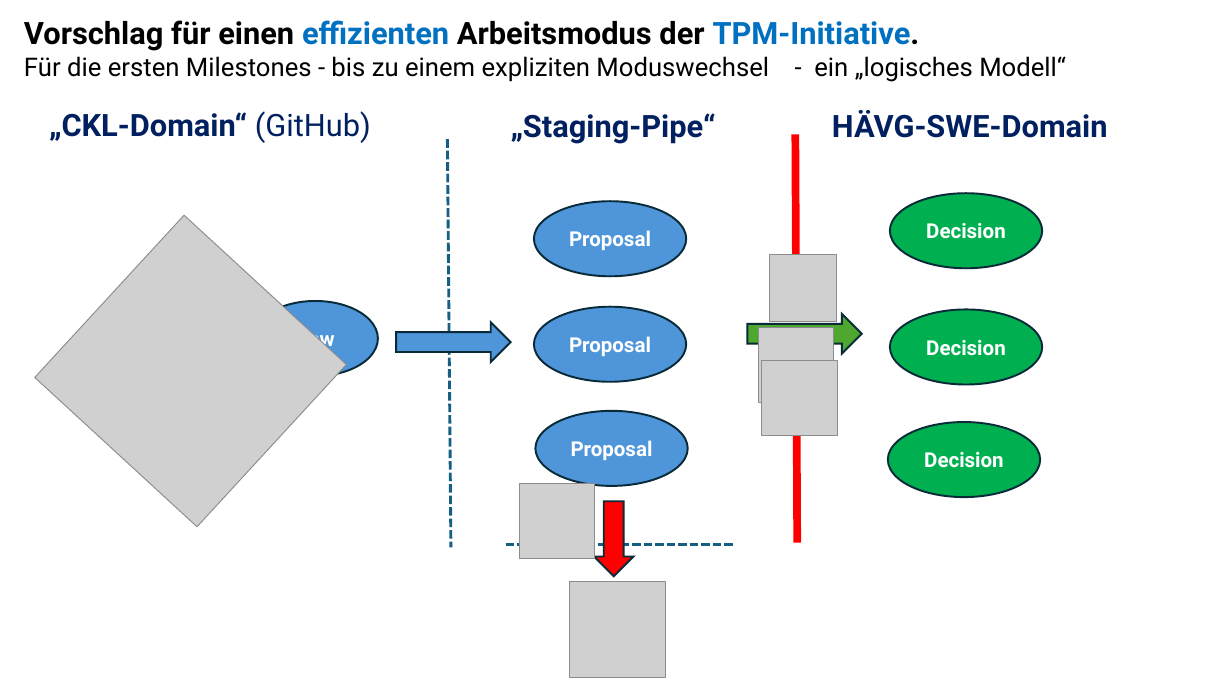
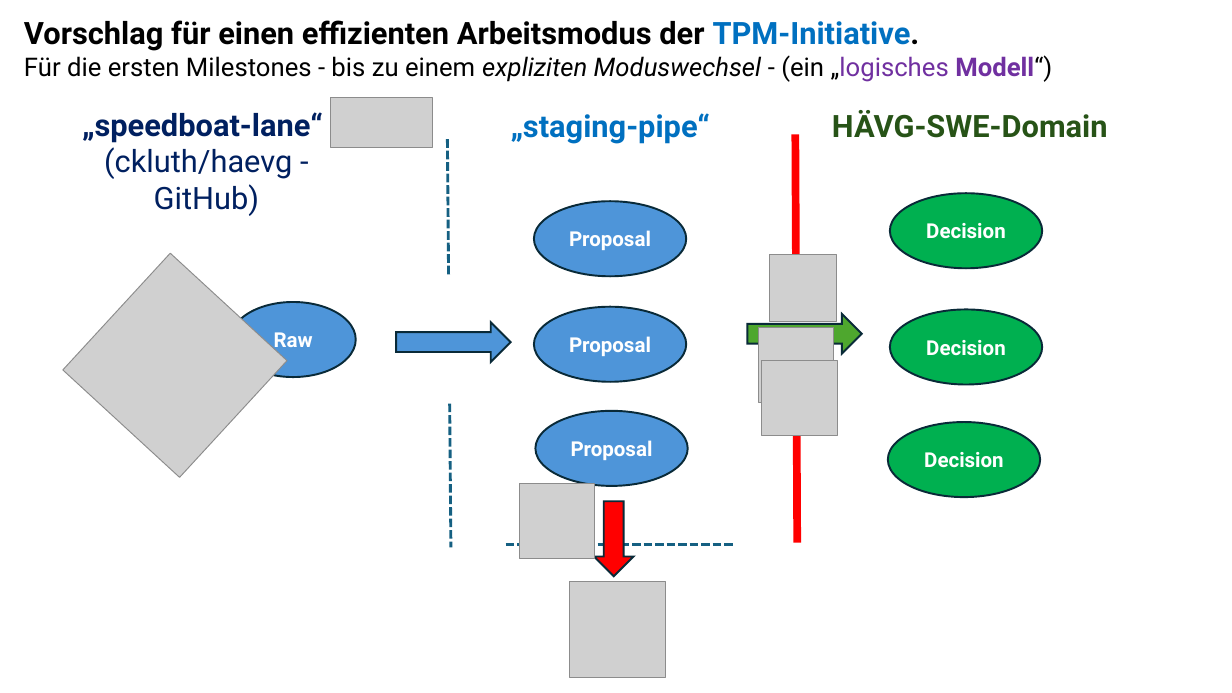
Before and after one commit to ckluth/josyn-platform, a slide deck: slide 7 of josyn-intro.pptx. Drawn at 1232x693 pixels with LibreOffice and Linux fonts; fonts in the diff are those of the drawing; grey boxes stand for pictures. Boxes give left, top, right and bottom in pixels: in the first picture for what was removed or moved away, otherwise in the second. Text is boxed around its words. In the diff, an @@ line names an element or a change of style, - is before the commit and + after.

```diff
--- a/josyn-intro.pptx
+++ b/josyn-intro.pptx
@@ text at [24,20,920,51]: text colour #0070C0 to #000000 in "effizienten" @@
@@ text at [24,55,1052,82]: text changed @@
-Für die ersten Milestones - bis zu einem expliziten Moduswechsel - ein „logisches Modell“
+Für die ersten Milestones - bis zu einem expliziten Moduswechsel - (ein „logisches Modell“)
@@ text at [82,112,323,216]: text changed; bold off @@
-„CKL-Domain“ (GitHub)
+„speedboat-lane“
+(ckluth/haevg - GitHub)
@@ picture added at [330,98,432,148] @@
@@ text at [511,113,710,144]: text changed; text colour #002060 to #0070C0 @@
-„Staging-Pipe“
+„staging-pipe“
@@ text "HÄVG-SWE-Domain" at [832,110,1108,138]: text colour #002060 to #275417 @@
@@ picture: place and size @@
-picture at [35,215,347,527]
+picture at [63,253,288,477]
@@ rectangle added at [404,276,494,403], fill #FFFFFF @@
@@ ellipse "Raw": place and size @@
-ellipse "Raw" at [252,301,378,376]
+ellipse "Raw" at [230,302,356,377]
```
Also in this commit, not shown: 2 other slides changed, 1 slide added, 2 other files.
